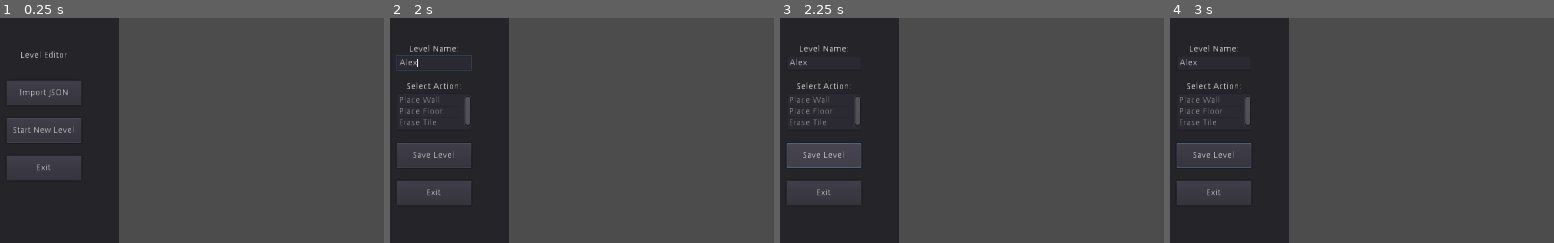
Above: before the commit, frames 1-4 (left to right).
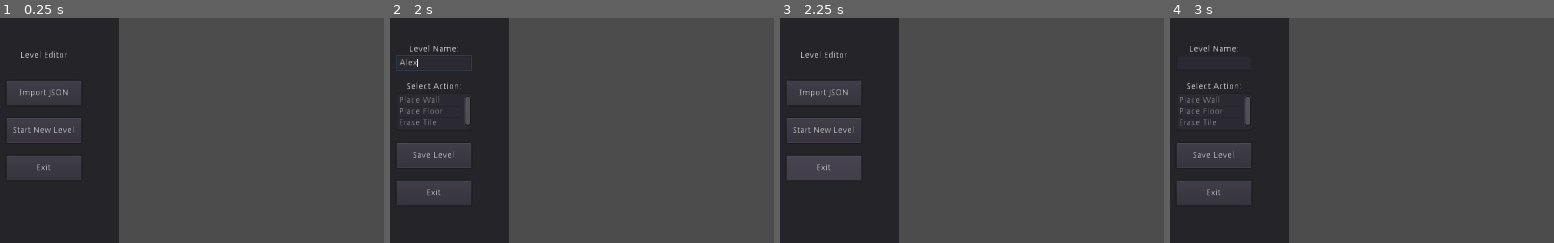
Above: after the commit, the same moments.

Repository: realkotob/Bootstrap
Game: Godot game, scene res://Level_Editor.tscn
Two runs of this game, one before a commit and one after it. Both use one fixed random seed, a clock stepped at 60 frames per second and the inputs below. This scene is started directly instead of the project's main scene.
Inputs (mouse positions are % of the whole screen's width and height, from its top left):
- Up to frame 1 (0.25 s): no input
- Up to frame 2 (2 s): click "Start New Level" at 0.5 s; click (6, 10) at 1.27 s; type "Alex" at 1.35 s
- Up to frame 3 (2.25 s): click "Save Level" at 2 s
- Up to frame 4 (3 s): click (6, 25) at 2.75 s, where only the run after the commit has a clickable "Start New Level"
The pictures show only the part of the screen within x 0-50%, y 0-50%; the shares and areas given below are measured in that part.

Frames 1-2 are identical in both runs. In frame 3, 5.9% of the frame differs, in the area x 1-22%, y 12-80%; in frame 4, 0.2%.

Commit message:
Add offset for level editor cells to mouse

Diff:
--- a/EditorTileMap.gd
+++ b/EditorTileMap.gd
@@ -2,14 +2,17 @@
 
 enum actions { NONE = 0, PLACE_TILE, ERASE }
 
+var initpos := Vector2(640, 360)
 var level_name: String
 var active_tile: int
 var action: int
 var rclick_down: bool
 var rclick_pos: Vector2
 var orig_pos: Vector2
+var offset := Vector2(28,16)
 
 func _ready():
+	position = initpos
 	rclick_down = false
 	rclick_pos = Vector2()
 	orig_pos = position
@@ -30,6 +33,7 @@
 	set_process(true)
 
 func reset_editor():
+	position = initpos
 	action = actions.NONE
 	level_name = ""
 	clear()
@@ -47,7 +51,7 @@
 		return
 	if event is InputEventMouseButton && event.pressed && event.button_index == BUTTON_LEFT:
 		var mousePos: Vector2 = get_viewport().get_mouse_position()
-		var loc: Vector2 = world_to_map(mousePos - position)
+		var loc: Vector2 = world_to_map(mousePos - position - offset)
 		var cell: int = get_cell(loc.x, loc.y)
 		if action == actions.PLACE_TILE:
 			set_cell(loc.x, loc.y, active_tile)
--- a/Level_Editor.gd
+++ b/Level_Editor.gd
@@ -111,3 +111,10 @@
 	children = ($EditorPanel/InitialState as Node).get_children()
 	for child in children:
 		child.show()
+
+func _on_SaveLevel_pressed():
+	# debug information
+	for item in ($EditorTileMap as TileMap).get_used_cells():
+		print(item.x, ",", item.y)
+	# TODO popup a save window for JSON output
+	_on_ExitEdit_pressed()
--- a/Level_Editor.tscn
+++ b/Level_Editor.tscn
@@ -117,6 +117,7 @@
 
 [connection signal="text_changed" from="EditorPanel/ActiveState/LevelNameEdit" to="EditorTileMap" method="_on_LevelNameEdit_text_changed"]
 [connection signal="item_selected" from="EditorPanel/ActiveState/ActionList" to="EditorTileMap" method="_on_TileList_item_selected"]
+[connection signal="pressed" from="EditorPanel/ActiveState/SaveLevel" to="." method="_on_SaveLevel_pressed"]
 [connection signal="pressed" from="EditorPanel/ActiveState/ExitEdit" to="." method="_on_ExitEdit_pressed"]
 [connection signal="pressed" from="EditorPanel/InitialState/ImportJSON" to="." method="_on_ImportJSON_pressed"]
 [connection signal="pressed" from="EditorPanel/InitialState/StartNew" to="." method="_on_StartNew_pressed"]
